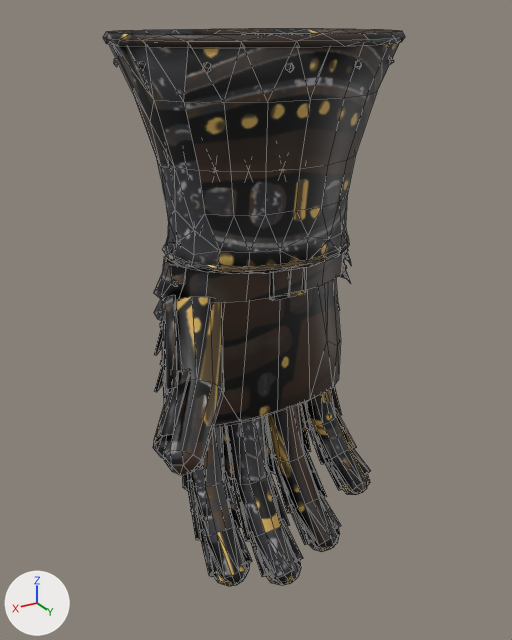
Two versions of the FBX model assets/tga/YellowEagle/Gauntlets/fbx/SM_EagleGauntlets_L_LOD2.fbx, one commit apart.
Camera for both pictures: a camera (50 mm lens) standing at (0.175, 0.289, 0.101) and looking at (0.001, 0.0, -0.044). Lighting does not change. The marker at lower left points along +X, +Y and +Z. The older version comes first. Mesh edges are drawn as thin lines. Vertices at exactly the same position are counted once.

In view in the first picture: 'SM_EagleGauntlets_L_LOD2'.
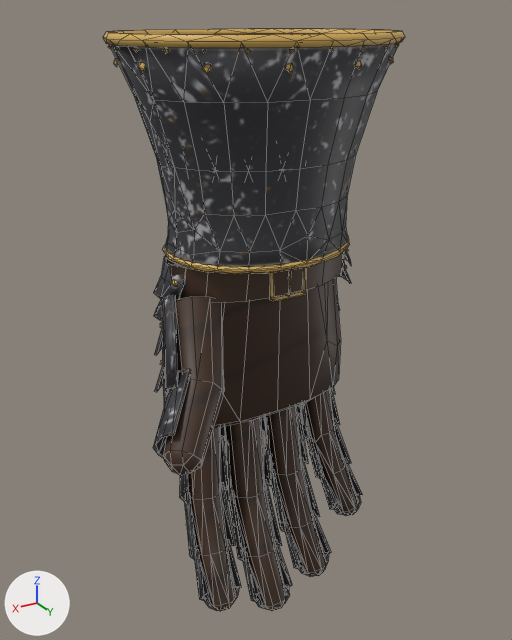
Edits to the bpy script that builds the scene:
```text
Change me_sm_eaglegauntlets_l_lod2:
    used by ob_sm_eaglegauntlets_l_lod2; location = (0.0, 0.0, 0.0)
    remove me_sm_eaglegauntlets_l_lod2.from_pydata(...)  # 1990 vertices, 2664 faces; spans x -0.069..0.08, y -0.057..0.062, z -0.176..0.094
    add me_sm_eaglegauntlets_l_lod2.from_pydata(...)  # 2378 vertices, 3039 faces; spans x -0.069..0.08, y -0.057..0.062, z -0.202..0.094
    me_sm_eaglegauntlets_l_lod2 part 1: the loose piece of 43 vertices spanning x 0.002..0.021, y -0.008..0.054, z -0.174..-0.084 is rebuilt with 44 vertices and now spans x 0.002..0.021, y -0.008..0.043, z -0.202..-0.085
    me_sm_eaglegauntlets_l_lod2 part 2: the loose piece of 31 vertices spanning x 0.027..0.052, y 0.001..0.029, z -0.152..-0.119 is rebuilt with 32 vertices and now spans x 0.027..0.053, y -0.003..0.022, z -0.166..-0.128
    me_sm_eaglegauntlets_l_lod2 part 3: the loose piece of 31 vertices spanning x -0.027..-0.003, y 0.002..0.03, z -0.155..-0.121 is rebuilt with 30 vertices and now spans x -0.028..-0.004, y -0.002..0.023, z -0.171..-0.131
    me_sm_eaglegauntlets_l_lod2 part 4: the loose piece of 29 vertices spanning x -0.051..-0.028, y 0.0..0.024, z -0.135..-0.106 is rebuilt with 31 vertices and now spans x -0.053..-0.029, y -0.003..0.018, z -0.146..-0.113
    me_sm_eaglegauntlets_l_lod2 part 5: the loose piece of 28 vertices spanning x -0.001..0.024, y 0.001..0.032, z -0.162..-0.127 is rebuilt with 29 vertices and now spans x -0.001..0.024, y -0.003..0.025, z -0.178..-0.137
    me_sm_eaglegauntlets_l_lod2 part 6: 12 loose pieces with 195 vertices, spanning x -0.051..0.051, y 0.002..0.052, z -0.176..-0.092, are deleted
    me_sm_eaglegauntlets_l_lod2 part 7: 55 vertices moved from x -0.044..0.075, y -0.035..0.046, z -0.166..0.022 to x -0.043..0.076, y -0.036..0.044, z -0.191..0.022; 360 vertices removed from x -0.055..0.08, y -0.037..0.056, z -0.176..0.005; 756 vertices added at x -0.055..0.08, y -0.037..0.055, z -0.202..0.023
    me_sm_eaglegauntlets_l_lod2 part 8: 2 vertices moved from x -0.062..0.062, y -0.014..0.014, z 0.084 to x -0.062..0.062, y -0.013..0.013, z 0.084; 6 vertices removed from x -0.061..0.061, y -0.039..0.039, z 0.081..0.083; 122 vertices added at x -0.067..0.067, y -0.055..0.055, z 0.081..0.092
    me_sm_eaglegauntlets_l_lod2 part 9: 1347 kept faces spanning x -0.069..0.079, y -0.057..0.062, z -0.169..0.094 get new texture (UV) coordinates
    other edits to the shape of me_sm_eaglegauntlets_l_lod2 do not show in these pictures
```

Pixel boxes [x1, y1, x2, y2] of what changed, in the pictures (512 x 640 px; the box of a moved part takes in the faces that stretch with it):
'SM_EagleGauntlets_L_LOD2', reshaped: before [103, 29, 405, 586]; after [103, 29, 405, 611]
part 1 of me_sm_eaglegauntlets_l_lod2, rebuilt (15% narrower, 15% taller): before [227, 417, 299, 585]; after [226, 418, 287, 611]
part 2 of me_sm_eaglegauntlets_l_lod2, rebuilt (7% narrower, 11% taller): before [188, 471, 242, 540]; after [185, 482, 235, 559]
part 3 of me_sm_eaglegauntlets_l_lod2, rebuilt (11% narrower, 10% taller): before [273, 445, 327, 513]; after [271, 457, 319, 532]
part 4 of me_sm_eaglegauntlets_l_lod2, rebuilt (8% narrower, 9% taller): before [308, 408, 356, 464]; after [307, 418, 351, 479]
part 5 of me_sm_eaglegauntlets_l_lod2, rebuilt (7% narrower, 11% taller): before [232, 467, 289, 541]; after [229, 479, 282, 561]
part 6 of me_sm_eaglegauntlets_l_lod2, deleted: before [212, 442, 370, 586]
part 7 of me_sm_eaglegauntlets_l_lod2, moved or reshaped: before [153, 210, 371, 586]; after [153, 210, 362, 611]
part 8 of me_sm_eaglegauntlets_l_lod2, built on: before [114, 57, 394, 70]; after [108, 44, 398, 71]
part 9 of me_sm_eaglegauntlets_l_lod2, surface changed: before [103, 29, 405, 484]; after [103, 29, 405, 475]
